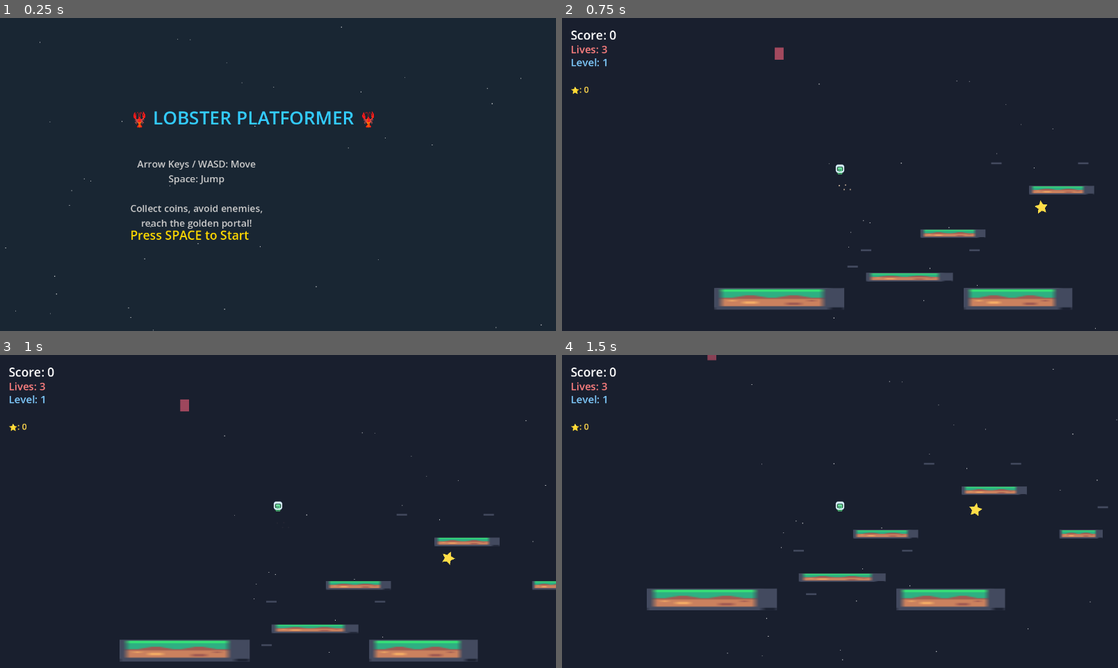
Above: before the commit, frames 1-4 (two rows, left to right).
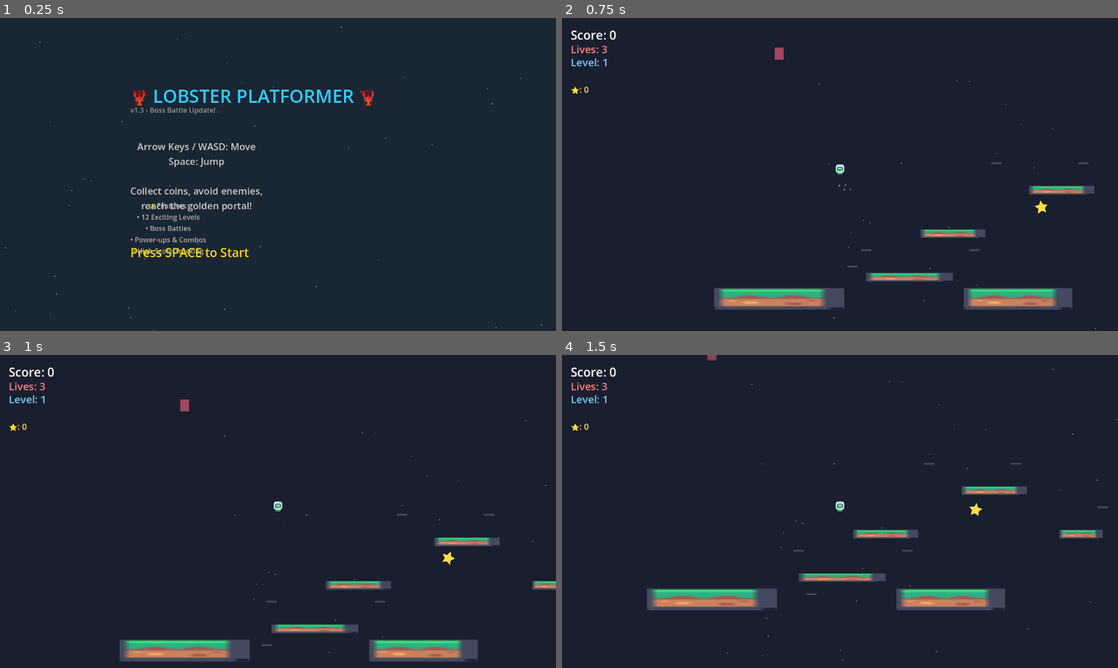
Above: after the commit, the same moments.

Repository: LungTakumi/ClawPlatformer
Game: Godot game, scene res://main.tscn
Two runs of this game, one before a commit and one after it. Both use one fixed random seed, a clock stepped at 60 frames per second and the inputs below.
Inputs (mouse positions are in pixels of both pictures, inside the frame that each line leads up to):
- Up to frame 1 (0.25 s): no input
- Up to frame 2 (0.75 s): tap Space (jump) at 0.5 s; move the mouse to (962, 158) at 0.52 s; hold Right (move_right) from 0.53 s (still down); hold Space (jump) from 0.53 s (still down); click (962, 158) at 0.67 s
- Up to frame 3 (1 s): keep holding Right (move_right); keep holding Space (jump)
- Up to frame 4 (1.5 s): release Right (move_right) at 1.25 s; release Space (jump) at 1.25 s; drag from (728, 527) to (906, 592) at 1.27 s

The runs differ from the first frame. In frame 1, 4.1% of the frame differs, in the area x 23-68%, y 22-77%; in frame 2, nothing differs; in frame 3, nothing differs; in frame 4, nothing differs.
Error before the commit: Invalid access to property or key 'released' on a base object of type 'Button'. (res://main.gd:842)
Error after the commit: Invalid access to property or key 'released' on a base object of type 'Button'. (res://main.gd:900)

Commit message:
v1.3 - Bug fixes, improvements, and boss rewards
- Fix game restart after game over/victory
- Boss death triggers victory screen correctly
- Add level name display on level start
- Add boss warning before boss battle
- Boss drops powerups on death (3-5 random powerups)
- Improve start screen with version info and features
- Add more sound effects (powerup, enemy, boss warning, checkpoint)
- Fix victory text detection for restart

Diff:
--- a/audio_manager.gd
+++ b/audio_manager.gd
@@ -7,23 +7,39 @@
 var coin_player: AudioStreamPlayer
 var hurt_player: AudioStreamPlayer
 var win_player: AudioStreamPlayer
+var powerup_player: AudioStreamPlayer
+var enemy_player: AudioStreamPlayer
+var boss_player: AudioStreamPlayer
+var checkpoint_player: AudioStreamPlayer
 
 func _ready():
 	jump_player = AudioStreamPlayer.new()
 	coin_player = AudioStreamPlayer.new()
 	hurt_player = AudioStreamPlayer.new()
 	win_player = AudioStreamPlayer.new()
+	powerup_player = AudioStreamPlayer.new()
+	enemy_player = AudioStreamPlayer.new()
+	boss_player = AudioStreamPlayer.new()
+	checkpoint_player = AudioStreamPlayer.new()
 
 	add_child(jump_player)
 	add_child(coin_player)
 	add_child(hurt_player)
 	add_child(win_player)
+	add_child(powerup_player)
+	add_child(enemy_player)
+	add_child(boss_player)
+	add_child(checkpoint_player)
 
 	# Generate simple sounds
-	jump_player.stream = generate_tone(440, 0.1, 0.3)
-	coin_player.stream = generate_tone(880, 0.15, 0.4)
-	hurt_player.stream = generate_tone(220, 0.2, 0.3)
-	win_player.stream = generate_tone(660, 0.3, 0.5)
+	jump_player.stream = generate_tone(440, 0.1, 0.3)  # Jump - ascending
+	coin_player.stream = generate_tone(880, 0.08, 0.4)  # Coin - high ping
+	hurt_player.stream = generate_tone(180, 0.2, 0.3)  # Hurt - low
+	win_player.stream = generate_tone(523, 0.15, 0.5)  # Win - C major arpeggio
+	powerup_player.stream = generate_tone(660, 0.12, 0.5)  # Powerup - bright
+	enemy_player.stream = generate_tone(300, 0.1, 0.3)  # Enemy defeated
+	boss_player.stream = generate_tone(150, 0.3, 0.4)  # Boss warning - ominous
+	checkpoint_player.stream = generate_tone(700, 0.15, 0.4)  # Checkpoint - ding
 
 func generate_tone(freq: float, duration: float, volume: float) -> AudioStreamWAV:
 	var stream = AudioStreamWAV.new()
@@ -68,3 +84,19 @@
 func play_win():
 	if win_player and not win_player.playing:
 		win_player.play()
+
+func play_powerup():
+	if powerup_player and not powerup_player.playing:
+		powerup_player.play()
+
+func play_enemy():
+	if enemy_player and not enemy_player.playing:
+		enemy_player.play()
+
+func play_boss_warning():
+	if boss_player and not boss_player.playing:
+		boss_player.play()
+
+func play_checkpoint():
+	if checkpoint_player and not checkpoint_player.playing:
+		checkpoint_player.play()
--- a/boss_enemy.gd
+++ b/boss_enemy.gd
@@ -222,24 +222,82 @@
 
 func die():
 	# Big explosion effect
-	for i in range(20):
+	for i in range(30):
 		var particle = ColorRect.new()
-		particle.size = Vector2(8, 8)
-		particle.color = Color(1, 0.4, 0.2, 1)
-		particle.position = position + Vector2(randf_range(-30, 30), randf_range(-40, 10))
+		particle.size = Vector2(8 + randf() * 8, 8 + randf() * 8)
+		particle.color = Color(1, randf_range(0.3, 0.6), 0.1, 1)
+		particle.position = position + Vector2(randf_range(-40, 40), randf_range(-50, 20))
 		get_parent().add_child(particle)
 
 		var tween = create_tween()
-		var target = particle.position + Vector2(randf_range(-50, 50), randf_range(-50, 50))
-		tween.tween_property(particle, "position", target, 0.5)
-		tween.parallel().tween_property(particle, "modulate:a", 0.0, 0.5)
+		var target = particle.position + Vector2(randf_range(-60, 60), randf_range(-60, 30))
+		tween.tween_property(particle, "position", target, 0.5 + randf() * 0.3)
+		tween.parallel().tween_property(particle, "modulate:a", 0.0, 0.5 + randf() * 0.3)
 		tween.tween_callback(particle.queue_free)
 
 	# Add score
 	var game = get_tree().get_first_node_in_group("game")
 	if game:
-		game.score += 500
-		game.screen_shake_intensity(15)
+		game.score += 1000  # Increased from 500
+		game.screen_shake_intensity(20)
+
+		# Drop powerups as reward
+		drop_powerups()
+
+	# Remove boss after delay
+	await get_tree().create_timer(0.5).timeout
+
+	# Show victory screen
+	if game:
+		game.show_victory()
 
 	# Remove boss
 	queue_free()
+
+func drop_powerups():
+	# Drop random powerups when boss dies
+	var powerup_types = ["invincible", "speed", "double_jump", "extra_life"]
+	var num_drops = randi() % 3 + 3  # 3-5 powerups
+
+	for i in range(num_drops):
+		await get_tree().create_timer(0.2 + i * 0.15).timeout
+
+		var p_type = powerup_types[randi() % powerup_types.size()]
+		var powerup = Area2D.new()
+		powerup.position = position + Vector2(randf_range(-30, 30), randf_range(-30, 10))
+		powerup.script = load("res://powerup.gd")
+		powerup.powerup_type = p_type
+
+		# Set sprite color based on type
+		var sprite = Polygon2D.new()
+		var pts = PackedVector2Array()
+		for j in range(6):
+			var angle = j * TAU / 6
+			pts.append(Vector2(cos(angle), sin(angle)) * 12)
+		sprite.polygon = pts
+
+		match p_type:
+			"invincible":
+				sprite.color = Color(1, 0.9, 0.2, 1)  # Gold
+				powerup.display_name = "⭐ INVINCIBLE"
+			"speed":
+				sprite.color = Color(0.2, 0.9, 1, 1)  # Cyan
+				powerup.display_name = "⚡ SPEED"
+			"double_jump":
+				sprite.color = Color(0.8, 0.4, 1, 1)  # Purple
+				powerup.display_name = "🔺 DOUBLE JUMP"
+			"extra_life":
+				sprite.color = Color(1, 0.4, 0.4, 1)  # Red
+				powerup.display_name = "❤️ EXTRA LIFE"
+
+		sprite.position = Vector2(0, -8)
+		powerup.add_child(sprite)
+
+		# Collision
+		var col = CollisionShape2D.new()
+		var circle = CircleShape2D.new()
+		circle.radius = 14
+		col.shape = circle
+		powerup.add_child(col)
+
+		get_parent().add_child(powerup)
--- a/main.gd
+++ b/main.gd
@@ -350,6 +350,30 @@
 		star.add_to_group("star")
 		stars_container.add_child(star)
 
+func show_level_name(level_name):
+	var ui = get_tree().get_first_node_in_group("ui")
+	if ui:
+		# Remove existing level name
+		var existing = ui.get_node_or_null("LevelName")
+		if existing: existing.queue_free()
+
+		var name_label = Label.new()
+		name_label.name = "LevelName"
+		name_label.text = "🎮 " + level_name
+		name_label.horizontal_alignment = HORIZONTAL_ALIGNMENT_CENTER
+		name_label.position = Vector2(300, 150)
+		name_label.add_theme_font_size_override("font_size", 36)
+		name_label.add_theme_color_override("font_color", Color(0.9, 0.9, 1))
+		ui.add_child(name_label)
+
+		# Fade in and out animation
+		name_label.modulate.a = 0
+		var tween = create_tween()
+		tween.tween_property(name_label, "modulate:a", 1.0, 0.5)
+		tween.tween_interval(1.5)
+		tween.tween_property(name_label, "modulate:a", 0.0, 0.8)
+		tween.tween_callback(name_label.queue_free)
+
 func update_stars_parallax():
 	if stars_container and player:
 		var cam_offset = Vector2.ZERO
@@ -399,23 +423,41 @@
 	var title = Label.new()
 	title.text = "🦞 LOBSTER PLATFORMER 🦞"
 	title.horizontal_alignment = HORIZONTAL_ALIGNMENT_CENTER
-	title.position = Vector2(300, 200)
+	title.position = Vector2(300, 150)
 	title.add_theme_font_size_override("font_size", 42)
 	title.add_theme_color_override("font_color", Color(0.2, 0.8, 1))
 	canvas.add_child(title)
 
+	# Version info
+	var version = Label.new()
+	version.text = "v1.3 - Boss Battle Update!"
+	version.horizontal_alignment = HORIZONTAL_ALIGNMENT_CENTER
+	version.position = Vector2(300, 200)
+	version.add_theme_font_size_override("font_size", 16)
+	version.add_theme_color_override("font_color", Color(0.6, 0.6, 0.6))
+	canvas.add_child(version)
+
 	var instr = Label.new()
 	instr.text = "Arrow Keys / WASD: Move\nSpace: Jump\n\nCollect coins, avoid enemies,\nreach the golden portal!"
 	instr.horizontal_alignment = HORIZONTAL_ALIGNMENT_CENTER
-	instr.position = Vector2(300, 320)
+	instr.position = Vector2(300, 280)
 	instr.add_theme_font_size_override("font_size", 22)
 	instr.add_theme_color_override("font_color", Color(0.8, 0.8, 0.8))
 	canvas.add_child(instr)
 
+	# Features list
+	var features = Label.new()
+	features.text = "✨ Features:\n• 12 Exciting Levels\n• Boss Battles\n• Power-ups & Combos\n• High Score Tracking"
+	features.horizontal_alignment = HORIZONTAL_ALIGNMENT_CENTER
+	features.position = Vector2(300, 420)
+	features.add_theme_font_size_override("font_size", 16)
+	features.add_theme_color_override("font_color", Color(0.7, 0.7, 0.7))
+	canvas.add_child(features)
+
 	var start = Label.new()
 	start.text = "Press SPACE to Start"
 	start.horizontal_alignment = HORIZONTAL_ALIGNMENT_CENTER
-	start.position = Vector2(300, 480)
+	start.position = Vector2(300, 520)
 	start.add_theme_font_size_override("font_size", 28)
 	start.add_theme_color_override("font_color", Color(1, 0.85, 0))
 	canvas.add_child(start)
@@ -447,7 +489,7 @@
 			var ui = get_tree().get_first_node_in_group("ui")
 			if ui:
 				# Check for game over or victory and restart
-				if ui.has_node("GameOverOverlay") or ui.has_node("VictoryOverlay"):
+				if ui.has_node("GameOverOverlay") or ui.has_node("GameOverText"):
 					# Reset game
 					current_level = 0
 					score = 0
@@ -455,6 +497,14 @@
 					stars_collected = 0
 					game_started = true
 					setup_level(0)
+				elif ui.has_node("VictoryOverlay") or ui.has_node("VictoryText"):
+					# Reset game
+					current_level = 0
+					score = 0
+					lives = 3
+					stars_collected = 0
+					game_started = true
+					setup_level(0)
 
 func start_game():
 	game_started = true
@@ -473,6 +523,14 @@
 
 	var level = levels[level_index]
 	RenderingServer.set_default_clear_color(level.get("bg_color", Color(0.1, 0.12, 0.18)))
+
+	# Show level name
+	show_level_name(level.get("name", "Level " + str(level_index + 1)))
+
+	# Show boss warning if boss level
+	if level.get("is_boss", false):
+		await get_tree().create_timer(1.5).timeout
+		show_boss_warning()
 
 	# Create player
 	player = CharacterBody2D.new()
@@ -921,6 +979,27 @@
 		show_victory()
 	else:
 		setup_level(current_level)
+		# Check if next level is boss level
+		if levels[current_level].get("is_boss", false):
+			show_boss_warning()
+
+func show_boss_warning():
+	var ui = get_tree().get_first_node_in_group("ui")
+	if ui:
+		var warning = Label.new()
+		warning.name = "BossWarning"
+		warning.text = "⚠️ BOSS BATTLE! ⚠️"
+		warning.horizontal_alignment = HORIZONTAL_ALIGNMENT_CENTER
+		warning.position = Vector2(250, 200)
+		warning.add_theme_font_size_override("font_size", 48)
+		warning.add_theme_color_override("font_color", Color(1, 0.3, 0.3))
+		ui.add_child(warning)
+
+		# Fade out after 2 seconds
+		var tween = create_tween()
+		tween.tween_interval(2.0)
+		tween.tween_property(warning, "modulate:a", 0.0, 1.0)
+		tween.tween_callback(warning.queue_free)
 
 func show_game_over():
 	var ui = get_tree().get_first_node_in_group("ui")
Not shown, changed: DEVLOG.md
Not shown, changed: README.md
